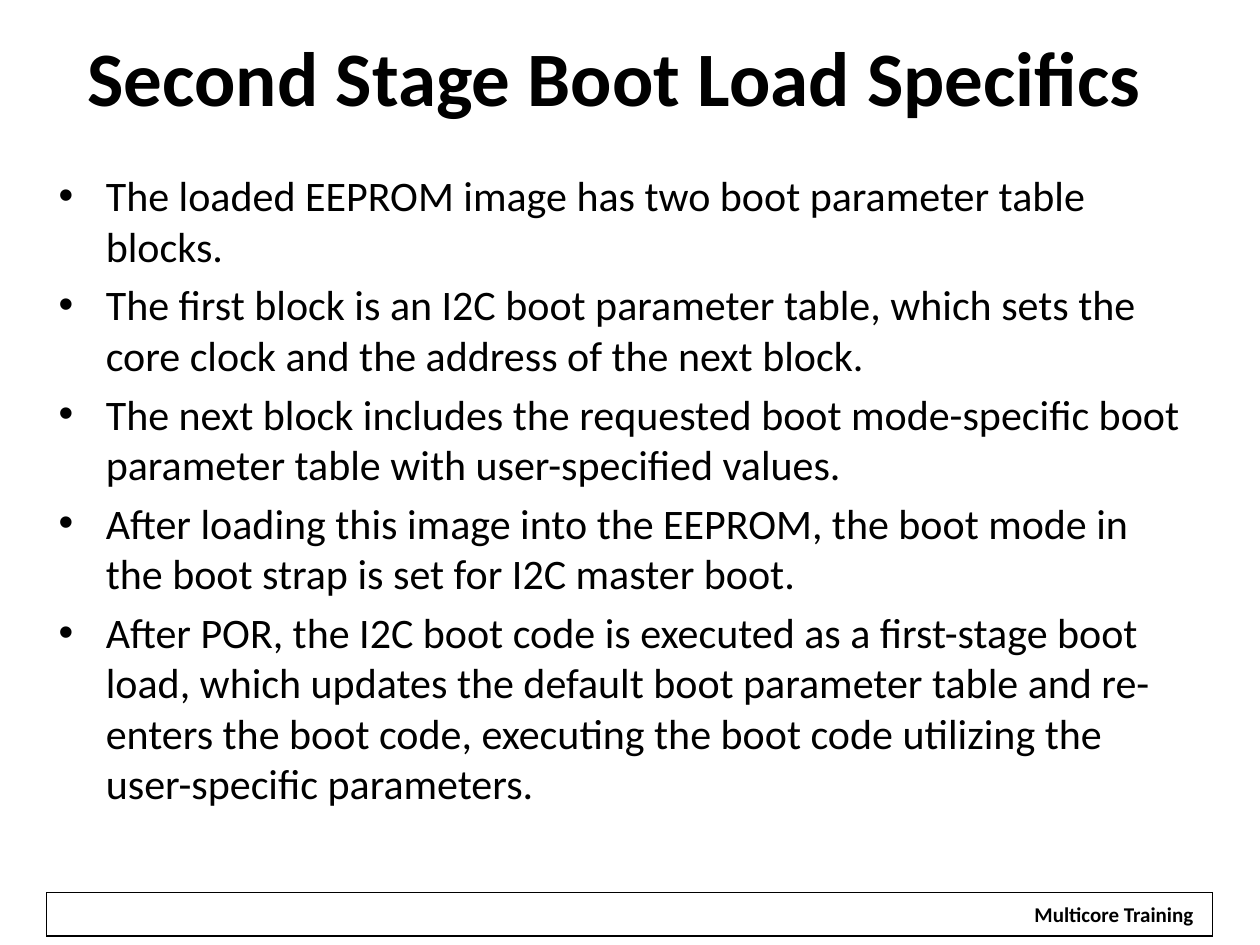
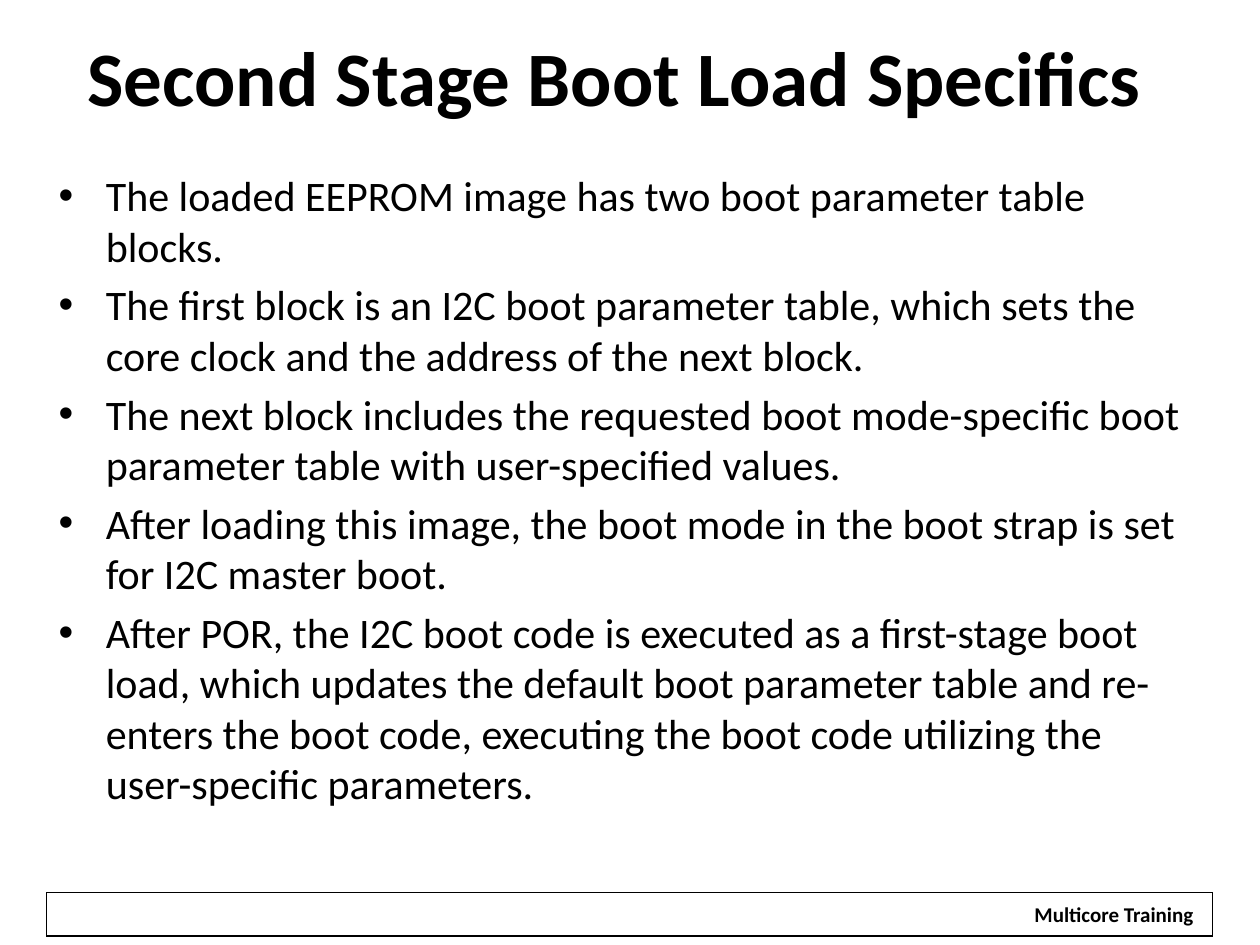
Before and after one commit to hari1989/keystone-workshop, a slide deck: slide 51 of preliminary/Working/presentations/KeyStone_2_ Bootloader_v2.pptx (slide 64 before the commit). Drawn at 1260x945 pixels with LibreOffice and Linux fonts; fonts in the diff are those of the drawing; background and template pictures are left out. Boxes give left, top, right and bottom in pixels: in the first picture for what was removed or moved away, otherwise in the second. Text is boxed around its words. In the diff, an @@ line names an element or a change of style, - is before the commit and + after.

```diff
--- a/preliminary/Working/presentations/KeyStone_2_ Bootloader_v2.pptx
+++ b/preliminary/Working/presentations/KeyStone_2_ Bootloader_v2.pptx
@@ text at <box>106,509,1175,590</box>: text changed @@
-• After loading this image into the EEPROM, the boot mode in the boot strap is set for I2C master boot.
+• After loading this image, the boot mode in the boot strap is set for I2C master boot.
```
Also in this commit, not shown: 13 other slides changed, 4 slides added, 17 slides removed.
